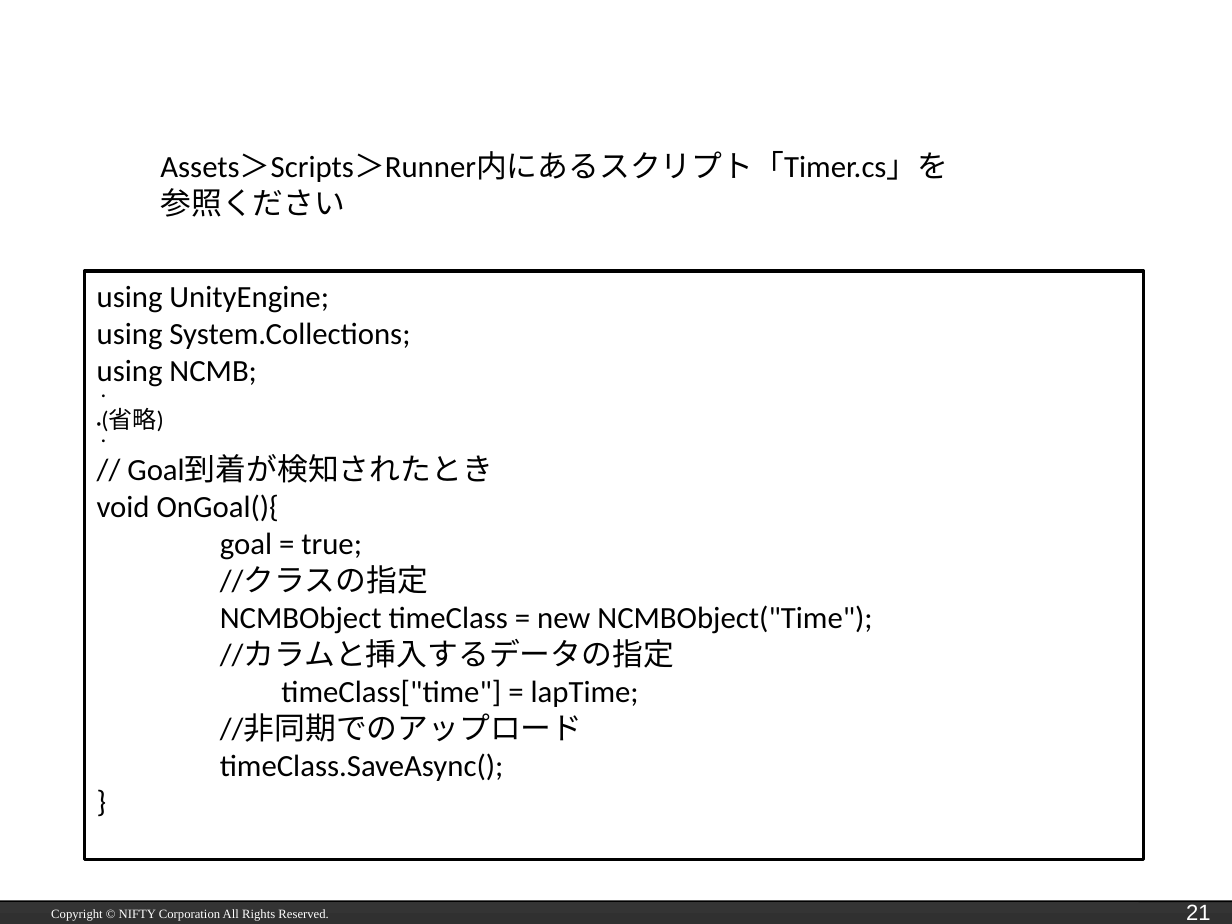
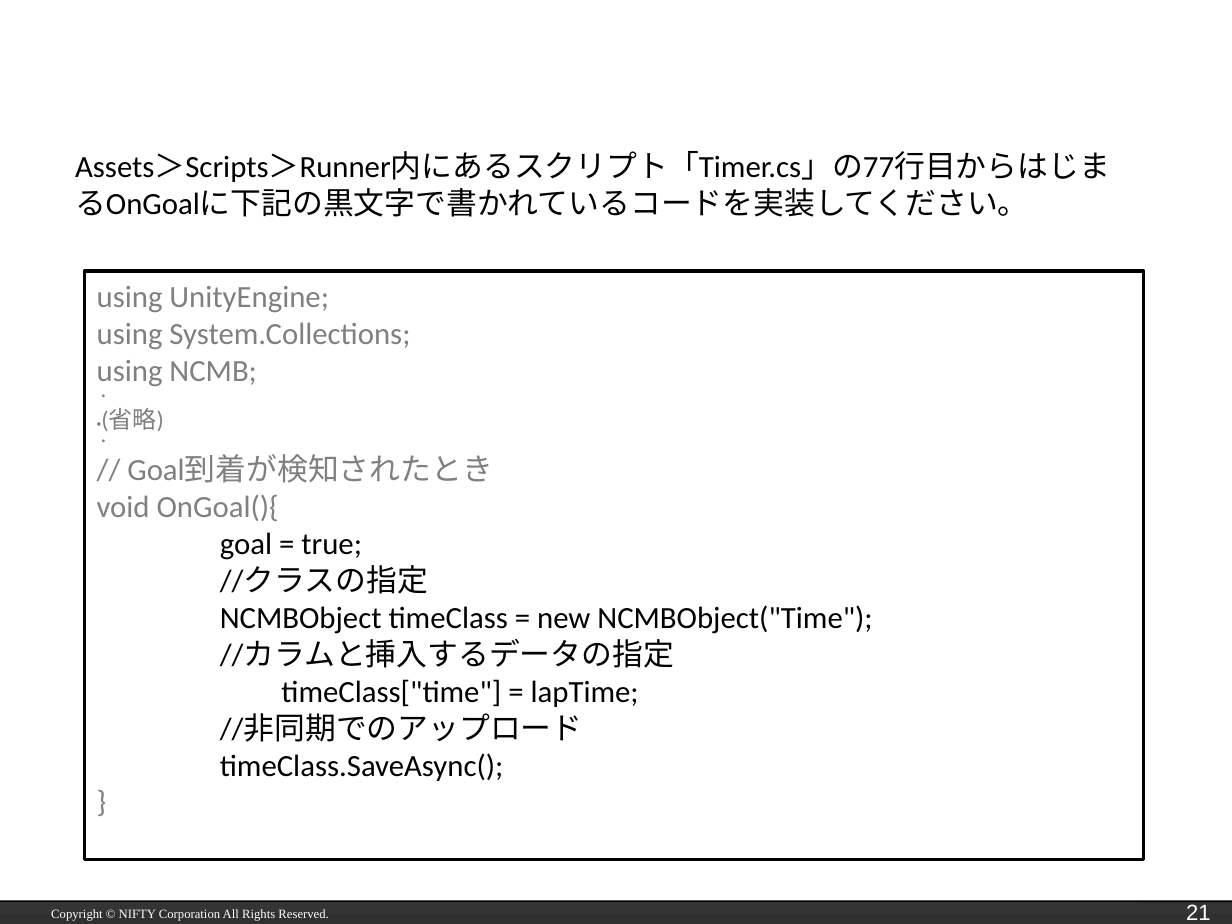
Before and after one commit to hounenhounen/test_hacoscon, a slide deck: slide 21 of NCMB_BitSummit_hacosco.pptx. Drawn at 1232x924 pixels with LibreOffice and Linux fonts; fonts in the diff are those of the drawing; background and template pictures are left out. Boxes give left, top, right and bottom in pixels: in the first picture for what was removed or moved away, otherwise in the second. Text is boxed around its words. In the diff, an @@ line names an element or a change of style, - is before the commit and + after.

```diff
--- a/NCMB_BitSummit_hacosco.pptx
+++ b/NCMB_BitSummit_hacosco.pptx
@@ text at bbox=[75, 151, 1110, 217]: text changed @@
-Assets＞Scripts＞Runner内にあるスクリプト「Timer.cs」を
-参照ください
+Assets＞Scripts＞Runner内にあるスクリプト「Timer.cs」の77行目からはじまるOnGoalに下記の黒文字で書かれているコードを実装してください。
@@ text at bbox=[97, 286, 492, 521]: text colour #000000 to #808080 in "using UnityEngine;", "using System.Collections;", "using NCMB;", "・" and 5 more places @@
```
Also in this commit, not shown: 6 other slides changed, 2 slides added, 1 slide removed, 56 other files.
